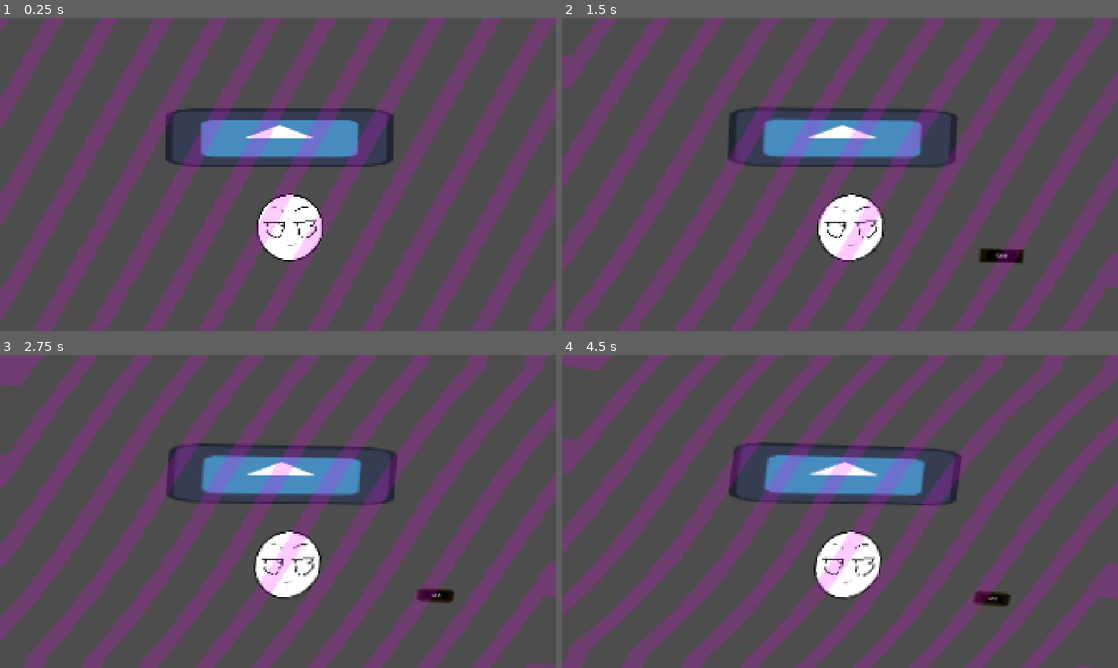
Above: before the commit, frames 1-4 (two rows, left to right).
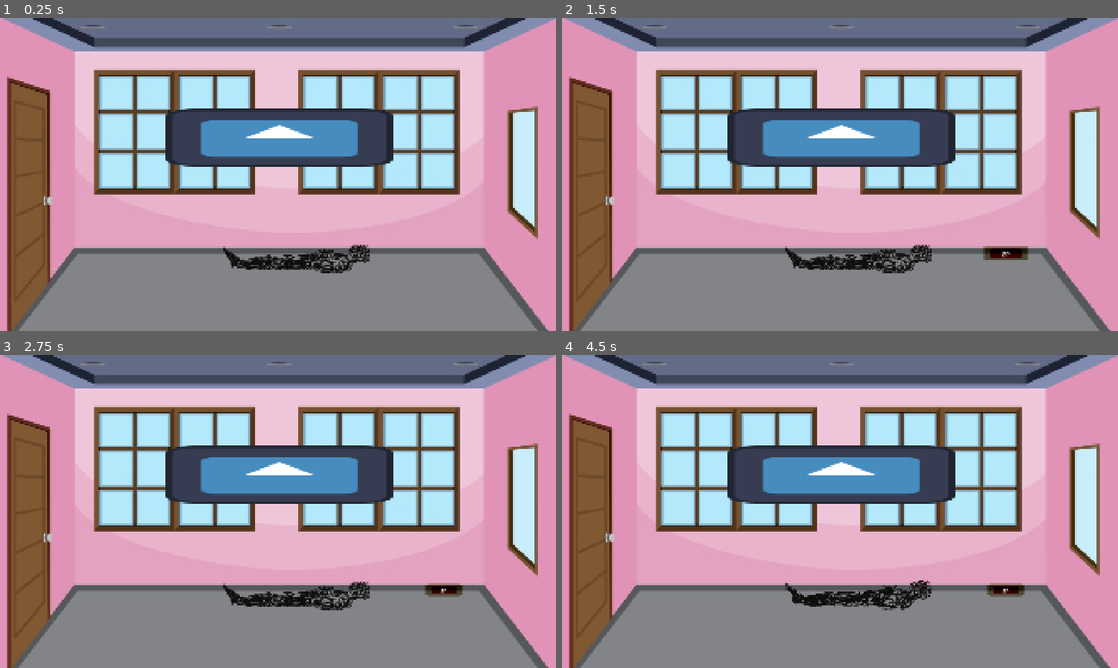
Above: after the commit, the same moments.

Repository: bagelcat11/fridge-magnet-thought-bubble
Game: Godot game, scene res://scenes/main_level.tscn
Two runs of this game, one before a commit and one after it. Both use one fixed random seed, a clock stepped at 60 frames per second and the inputs below. The engine's default icon, where the game draws it, is replaced by a stand-in: a white triangle on a blue panel in a dark square.
Inputs (mouse positions are in pixels of both pictures, inside the frame that each line leads up to):
- Up to frame 1 (0.25 s): no input
- Up to frame 2 (1.5 s): move the mouse to (962, 158) at 0.52 s; click (962, 158) at 0.67 s; move the mouse to (1006, 252) at 1.27 s; click (1006, 252) at 1.42 s
- Up to frame 3 (2.75 s): move the mouse to (333, 442) at 2.02 s; click (333, 442) at 2.17 s
- Up to frame 4 (4.5 s): move the mouse to (812, 574) at 2.77 s; click (812, 574) at 2.92 s; move the mouse to (1006, 558) at 3.52 s; click (1006, 558) at 3.67 s; move the mouse to (673, 464) at 4.27 s; click (673, 464) at 4.42 s

The runs differ from the first frame. In frame 1, 92% of the frame differs, in the area x 0-100%, y 0-100%; in frame 2, 92%; in frame 3, 93%; in frame 4, 93%.

Commit message:
starts at the getting out of bed stage, get up words appear, then changes to outside stage where they are walking and normal words appear, background scrolls now too

Diff:
--- a/project.godot
+++ b/project.godot
@@ -25,6 +25,10 @@
 window/size/viewport_height=1080
 window/stretch/mode="canvas_items"
 
+[global_group]
+
+words="all current words in tree"
+
 [layer_names]
 
 2d_physics/layer_1="bubble"
--- a/scenes/main_level.tscn
+++ b/scenes/main_level.tscn
@@ -1,10 +1,12 @@
-[gd_scene load_steps=8 format=3 uid="uid://dcpjx25fo6rxo"]
+[gd_scene load_steps=10 format=3 uid="uid://dcpjx25fo6rxo"]
 
 [ext_resource type="Script" uid="uid://bdla10o6f8jed" path="res://scripts/level_manager.gd" id="1_6we3w"]
 [ext_resource type="PackedScene" uid="uid://bm3kj1wr3vtt7" path="res://scenes/bubble.tscn" id="1_ufxs0"]
 [ext_resource type="PackedScene" uid="uid://bod7r823y2ysu" path="res://scenes/player.tscn" id="2_6we3w"]
 [ext_resource type="Shader" uid="uid://tj43wxvr837l" path="res://shaders/test.gdshader" id="4_8ra5a"]
 [ext_resource type="Shader" uid="uid://b6t8pog534fnq" path="res://shaders/test2.gdshader" id="5_8ra5a"]
+[ext_resource type="Texture2D" uid="uid://dlj3otsvjpi1n" path="res://assets/outside_background.png" id="6_bq26l"]
+[ext_resource type="Texture2D" uid="uid://dbof1uhyni8mm" path="res://assets/temp_room_asset.jpg" id="7_u2c82"]
 
 [sub_resource type="ShaderMaterial" id="ShaderMaterial_k5pu3"]
 shader = ExtResource("4_8ra5a")
@@ -38,6 +40,7 @@
 [node name="WordTimer" type="Timer" parent="."]
 
 [node name="screenshader" type="ColorRect" parent="."]
+visible = false
 z_index = 9
 material = SubResource("ShaderMaterial_k5pu3")
 offset_right = 1920.0
@@ -45,10 +48,39 @@
 mouse_filter = 2
 
 [node name="screenshader2" type="ColorRect" parent="."]
+visible = false
 z_index = 9
 material = SubResource("ShaderMaterial_bq26l")
 offset_right = 1920.0
 offset_bottom = 1080.0
 mouse_filter = 2
 
+[node name="background" type="ParallaxBackground" parent="."]
+scroll_offset = Vector2(1, 0)
+scroll_base_offset = Vector2(1, 0)
+scroll_ignore_camera_zoom = true
+
+[node name="outside_parallax2d" type="Parallax2D" parent="background"]
+repeat_size = Vector2(2170.44, 0)
+autoscroll = Vector2(100, 0)
+ignore_camera_scroll = true
+
+[node name="sprite" type="Sprite2D" parent="background/outside_parallax2d"]
+scale = Vector2(1.06, 1.06)
+texture = ExtResource("6_bq26l")
+offset = Vector2(1024, 512)
+
+[node name="inside_parallax2d" type="Parallax2D" parent="background"]
+visible = false
+ignore_camera_scroll = true
+
+[node name="sprite" type="Sprite2D" parent="background/inside_parallax2d"]
+position = Vector2(-1340.53, -592.256)
+scale = Vector2(2.24968, 2.24968)
+texture = ExtResource("7_u2c82")
+offset = Vector2(1024, 512)
+
+[connection signal="_get_up" from="bubble" to="player" method="_get_up"]
+[connection signal="_scroll_background" from="bubble" to="." method="_scroll_background"]
+[connection signal="_start_stage_1" from="player" to="." method="_start_stage_1"]
 [connection signal="timeout" from="WordTimer" to="." method="_on_word_timer_timeout"]
--- a/scenes/player.tscn
+++ b/scenes/player.tscn
@@ -1,12 +1,84 @@
-[gd_scene load_steps=6 format=3 uid="uid://bod7r823y2ysu"]
+[gd_scene load_steps=19 format=3 uid="uid://bod7r823y2ysu"]
 
 [ext_resource type="Script" uid="uid://bh4ppn2ksqwp8" path="res://scripts/player.gd" id="1_dqkch"]
+[ext_resource type="Texture2D" uid="uid://cd8i5r6blewy3" path="res://assets/person/getting_up/Person_Getting_Up1.png" id="2_4r5pv"]
 [ext_resource type="Texture2D" uid="uid://ds4076s7cdevd" path="res://assets/tmp/bakaminorikofumo.png" id="2_qlg0r"]
+[ext_resource type="Texture2D" uid="uid://bgldo7bk1ykwb" path="res://assets/person/getting_up/Person_Getting_Up2.png" id="3_60mlk"]
 [ext_resource type="Texture2D" uid="uid://je5lijssbdxd" path="res://assets/tmp/bakaShizuhafumo.png" id="3_tuyoq"]
 [ext_resource type="Texture2D" uid="uid://cemssar5v804f" path="res://assets/tmp/touhou_enemy.png" id="4_fjrip"]
+[ext_resource type="Texture2D" uid="uid://dc12ttit6k8y3" path="res://assets/person/getting_up/Person_Getting_Up3.png" id="4_i4ail"]
+[ext_resource type="Texture2D" uid="uid://d16un6qcfvotn" path="res://assets/person/getting_up/Person_Getting_Up4.png" id="5_a38lo"]
+[ext_resource type="Texture2D" uid="uid://clff4grj862t6" path="res://assets/person/getting_up/Person_Getting_Up5.png" id="6_4ni07"]
+[ext_resource type="Texture2D" uid="uid://msqhb71oghay" path="res://assets/person/getting_up/Person_Getting_Up6.png" id="7_l71n6"]
+[ext_resource type="Texture2D" uid="uid://cbh3d8u2lgwbt" path="res://assets/person/lying_down/Person_Lying_Down1.png" id="8_ke2ow"]
+[ext_resource type="Texture2D" uid="uid://diev2ypq0ntru" path="res://assets/person/lying_down/Person_Lying_Down2.png" id="9_ujl30"]
+[ext_resource type="Texture2D" uid="uid://ish8oa3ojsng" path="res://assets/person/stand/Person_Standing1.png" id="10_31cv2"]
+[ext_resource type="Texture2D" uid="uid://dnpseoyymm8hd" path="res://assets/person/stand/Person_Standing2.png" id="11_pf23h"]
+[ext_resource type="Texture2D" uid="uid://bfcptywn13rpg" path="res://assets/person/walk/Person_Walk1.png" id="12_dt7fs"]
+[ext_resource type="Texture2D" uid="uid://crlm3axowc7ey" path="res://assets/person/walk/Person_Walk4.png" id="15_gl8cc"]
+[ext_resource type="Texture2D" uid="uid://dusaeoppldt8s" path="res://assets/person/walk/Person_Walk5.png" id="16_487ah"]
 
 [sub_resource type="SpriteFrames" id="SpriteFrames_smehm"]
 animations = [{
+"frames": [{
+"duration": 1.0,
+"texture": ExtResource("2_4r5pv")
+}, {
+"duration": 1.0,
+"texture": ExtResource("3_60mlk")
+}, {
+"duration": 1.0,
+"texture": ExtResource("4_i4ail")
+}, {
+"duration": 1.0,
+"texture": ExtResource("5_a38lo")
+}, {
+"duration": 1.0,
+"texture": ExtResource("6_4ni07")
+}, {
+"duration": 1.0,
+"texture": ExtResource("7_l71n6")
+}],
+"loop": false,
+"name": &"person_getting_up",
+"speed": 5.0
+}, {
+"frames": [{
+"duration": 1.0,
+"texture": ExtResource("8_ke2ow")
+}, {
+"duration": 1.0,
+"texture": ExtResource("9_ujl30")
+}],
+"loop": true,
+"name": &"person_lying",
+"speed": 5.0
+}, {
+"frames": [{
+"duration": 1.0,
+"texture": ExtResource("10_31cv2")
+}, {
+"duration": 1.0,
+"texture": ExtResource("11_pf23h")
+}],
+"loop": true,
+"name": &"person_standing",
+"speed": 5.0
+}, {
+"frames": [{
+"duration": 1.0,
+"texture": ExtResource("12_dt7fs")
+}, {
+"duration": 1.0,
+"texture": ExtResource("16_487ah")
+}, {
+"duration": 1.0,
+"texture": ExtResource("15_gl8cc")
+}],
+"loop": true,
+"name": &"person_walking",
+"speed": 5.0
+}, {
 "frames": [{
 "duration": 1.0,
 "texture": ExtResource("2_qlg0r")
@@ -37,4 +109,8 @@
 
 [node name="forms" type="AnimatedSprite2D" parent="."]
 sprite_frames = SubResource("SpriteFrames_smehm")
-animation = &"temp_fumo2"
+animation = &"person_walking"
+frame = 1
+frame_progress = 0.600502
+
+[connection signal="animation_finished" from="forms" to="." method="_on_forms_animation_finished"]
--- a/scripts/GLOBALS.gd
+++ b/scripts/GLOBALS.gd
@@ -1,14 +1,17 @@
 extends Node
 
 signal change_form(form: Array)
-var stage = 1 # 0=bedroom, 1=walking, 2=going home?
+var stage = 0 # 0=bedroom, 1=walking, 2=going home?
 var wordTimerTime = 15.0
 var wordSpawnTime = 5.0
+var defaultScrollSpeed = 300.0
 
 var objects = [
-	# [ string ObjectName, bool scrollsBG ]
-	["temp_fumo1", false],
-	["temp_fumo2", false]
+	# [ string ObjectName, float bgScrollSpeed (px/s) ]
+	["person_walking", defaultScrollSpeed],
+	["temp_fumo1", 0],
+	["temp_fumo2", 0]
+
 	#["temp_fumoball_default", false]
 ]
 
@@ -16,3 +19,9 @@
 	# [ string FeelingName, string pathToShader, float amountToApply ]
 	["Sad", "sampleshaderpath", 0.3]
 ]
+
+var move_words = [
+	["get up"],
+	["move"],
+	["go"]
+]
--- a/scripts/bubble.gd
+++ b/scripts/bubble.gd
@@ -4,7 +4,10 @@
 #var currentObject
 var formStack = []
 
-var default_form = ["temp_fumoball_default", false]
+var default_form = Globals.objects[0]
+
+signal _get_up()
+signal _scroll_background(speed: float)
 
 #var currentHeldMagnet = null
 
@@ -24,18 +27,33 @@
 		mag.isInBubble = true
 		#mag.get_node("Timer").stop()
 		#print("currently have: " + str(whoIsInBubble))
-		if mag.isObject:
-			formStack.append(mag.myAttributes)
+		if (Globals.stage == 0):
+			#do funny move word things in here:
+			#TODO: play animation when word is put in bubble (shake anim or smth)
+			#if all move words are in bubble (TODO: make words not spawn multiple times)
+			if (whoIsInBubble.size() == Globals.move_words.size()):
+				#get up
+				_get_up.emit()
+				#clear all words from bubble
+				whoIsInBubble = []
+				#clear all words from tree
+				for word in get_tree().get_nodes_in_group("words"):
+					word.queue_free()
+		elif (Globals.stage == 1 || Globals.stage == 2):
+			if mag.isObject:
+				formStack.append(mag.myAttributes)
 
-		if formStack.size() > 0:
-			#print("going to emit: ", formStack[-1], " of type ", typeof(formStack[-1]))
-			Globals.change_form.emit(formStack[-1])
-			#Globals.emit_signal("change_form", formStack[-1])
-			#print("changing form to ", formStack[-1])
-			#print("THIS IS AFTER THE THING IS EMITTED")
-		else:
-			Globals.change_form.emit(default_form)
-			#print("changing form to ", default_form)
+			if formStack.size() > 0:
+				#print("going to emit: ", formStack[-1], " of type ", typeof(formStack[-1]))
+				Globals.change_form.emit(formStack[-1])
+				_scroll_background.emit(formStack[-1][1]) #change bc scroll speed
+				#Globals.emit_signal("change_form", formStack[-1])
+				#print("changing form to ", formStack[-1])
+				#print("THIS IS AFTER THE THING IS EMITTED")
+			else:
+				Globals.change_form.emit(default_form)
+				_scroll_background.emit(default_form[1]) #change bc scroll speed
+				#print("changing form to ", default_form)
 
 func _on_word_area_area_exited(area: Area2D) -> void:
 	if area.collision_layer == 2:
@@ -43,12 +61,15 @@
 		whoIsInBubble.erase(mag)
 		mag.isInBubble = false
 		#print("currently have: " + str(whoIsInBubble))
-		if mag.isObject:
-			formStack.erase(mag.myAttributes)
+		if (Globals.stage == 1 || Globals.stage == 2):
+			if mag.isObject:
+				formStack.erase(mag.myAttributes)
 
-		if formStack.size() > 0:
-			Globals.change_form.emit(formStack[-1])
-			#print("changing form to ", formStack[-1])
-		else:
-			Globals.change_form.emit(default_form)
-			#print("changing form to ", default_form)
+			if formStack.size() > 0:
+				Globals.change_form.emit(formStack[-1])
+				_scroll_background.emit(formStack[-1][1]) #change bc scroll speed
+				#print("changing form to ", formStack[-1])
+			else:
+				Globals.change_form.emit(default_form)
+				_scroll_background.emit(default_form[1]) #change bc scroll speed
+				#print("changing form to ", default_form)
--- a/scripts/level_manager.gd
+++ b/scripts/level_manager.gd
@@ -3,24 +3,42 @@
 #^where do we do this? did we want a timer?
 
 @onready var wordScene = load("res://scenes/word.tscn")
+@onready var outsideBackground = $background/outside_parallax2d
+@onready var insideBackground = $background/inside_parallax2d
 
 func _ready() -> void:
 	$WordTimer.start(1.0) #delay from opening to first word spawning
+	outsideBackground.visible = false
+	insideBackground.visible = true
+	outsideBackground.autoscroll.x = Globals.defaultScrollSpeed
 
 func _physics_process(delta: float) -> void:
 	pass
 
 func _on_word_timer_timeout() -> void:
-	if (Globals.stage == 0):
-		pass #spawn the 'get up' words
-	elif (Globals.stage == 1 || Globals.stage == 2):
+	#if (Globals.stage == 0):
+		#pass #spawn the 'get up' words
+	#elif (Globals.stage == 1 || Globals.stage == 2):
 		#spawn the normal words (until we run out? or do we cycle?)
-		#TODO: need to make sure words don't spawn in the bubble
-		var newWord = wordScene.instantiate()
-		var rand_x = randi() % int(get_viewport().get_visible_rect().size.x)
-		var rand_y = randi() % int(get_viewport().get_visible_rect().size.y)
-		#print("rand_x: ", rand_x)
-		#print("rand_y: ", rand_y)
-		newWord.set_position(Vector2(rand_x, rand_y))
-		add_child(newWord)
-		$WordTimer.start(Globals.wordSpawnTime)
+	#TODO: need to make sure words don't spawn in the bubble
+	var newWord = wordScene.instantiate()
+	var rand_x = randi() % int(get_viewport().get_visible_rect().size.x)
+	var rand_y = randi() % int(get_viewport().get_visible_rect().size.y)
+	#print("rand_x: ", rand_x)
+	#print("rand_y: ", rand_y)
+	newWord.set_position(Vector2(rand_x, rand_y))
+	add_child(newWord)
+	newWord.add_to_group("words")
+	$WordTimer.start(Globals.wordSpawnTime)
+
+
+
+func _start_stage_1() -> void:
+	Globals.stage = 1
+	#TODO: play animation to fade to black->fade to outside
+	outsideBackground.visible = true
+	insideBackground.visible = false
+
+
+func _scroll_background(speed: float) -> void:
+	outsideBackground.autoscroll.x = speed
--- a/scripts/player.gd
+++ b/scripts/player.gd
@@ -1,8 +1,10 @@
 extends Node2D
+
+signal _start_stage_1()
 
 func _ready() -> void:
 	Globals.change_form.connect(change)
-	$forms.play("temp_fumoball_default")
+	$forms.play("person_lying")
 
 	#print("is connected: ", Globals.is_connected("change_form", change))
 	#print("connections: ", Globals.change_form.get_connections())
@@ -14,3 +16,14 @@
 	#print("trying to play ", form[0])
 	$forms.play(form[0])
 	#print("playing ", $forms.animation)
+
+
+func _get_up() -> void:
+	$forms.play("person_getting_up")
+
+
+func _on_forms_animation_finished() -> void:
+	if ($forms.animation == "person_getting_up"):
+		$forms.play("person_walking")
+		_start_stage_1.emit()
+		print("start stage 1 signal emitted")
--- a/scripts/word.gd
+++ b/scripts/word.gd
@@ -16,20 +16,24 @@
 
 func _ready() -> void:
 	var c = rng.randf()
-	$Timer.start(Globals.wordTimerTime)
-	if c <= chanceForObject:
-		isObject = true
-	else:
-		isObject = false
+	if (Globals.stage == 0):
+		c = rng.randi_range(0, Globals.move_words.size() - 1)
+		myAttributes = Globals.move_words[c]
+	elif (Globals.stage == 1):
+		$Timer.start(Globals.wordTimerTime)
+		if c <= chanceForObject:
+			isObject = true
+		else:
+			isObject = false
 
-	if isObject:
-		# get random object from list
-		c = rng.randi_range(0, Globals.objects.size() - 1)
-		myAttributes = Globals.objects[c]
-	else:
-		# get random feeling
-		c = rng.randi_range(0, Globals.feelings.size() - 1)
-		myAttributes = Globals.feelings[c]
+		if isObject:
+			# get random object from list
+			c = rng.randi_range(0, Globals.objects.size() - 1)
+			myAttributes = Globals.objects[c]
+		else:
+			# get random feeling
+			c = rng.randi_range(0, Globals.feelings.size() - 1)
+			myAttributes = Globals.feelings[c]
 
 	$name.text = myAttributes[0]
 
@@ -44,10 +48,11 @@
 			# drop shadow also??
 			pickupOffset = get_global_position() - get_global_mouse_position()
 			self.scale = Vector2(sizeScaleWhenPickedUp, sizeScaleWhenPickedUp)
-			$Timer.stop()
+			if (Globals.stage == 1):
+				$Timer.stop()
 		else:
 			self.scale = Vector2(1, 1)
-			if (!isInBubble):
+			if (!isInBubble && Globals.stage == 1):
 				$Timer.start(Globals.wordTimerTime)
 
 func _physics_process(delta: float) -> void:
Binary file added: assets/bed.png
Not shown, added: assets/bed.png.import
Binary file added: assets/outside_background.png
Not shown, added: assets/outside_background.png.import
Binary file added: assets/person/getting_up/Person_Getting_Up1.png
Not shown, added: assets/person/getting_up/Person_Getting_Up1.png.import
Binary file added: assets/person/getting_up/Person_Getting_Up2.png
Not shown, added: assets/person/getting_up/Person_Getting_Up2.png.import
Binary file added: assets/person/getting_up/Person_Getting_Up3.png
Not shown, added: assets/person/getting_up/Person_Getting_Up3.png.import
Binary file added: assets/person/getting_up/Person_Getting_Up4.png
Not shown, added: assets/person/getting_up/Person_Getting_Up4.png.import
(and 24 more such lines)
